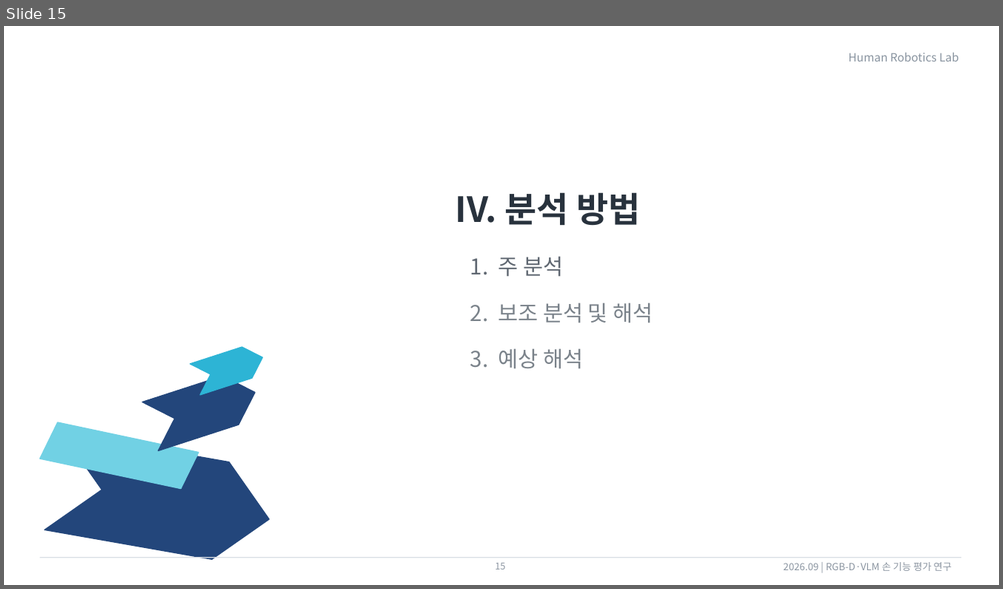
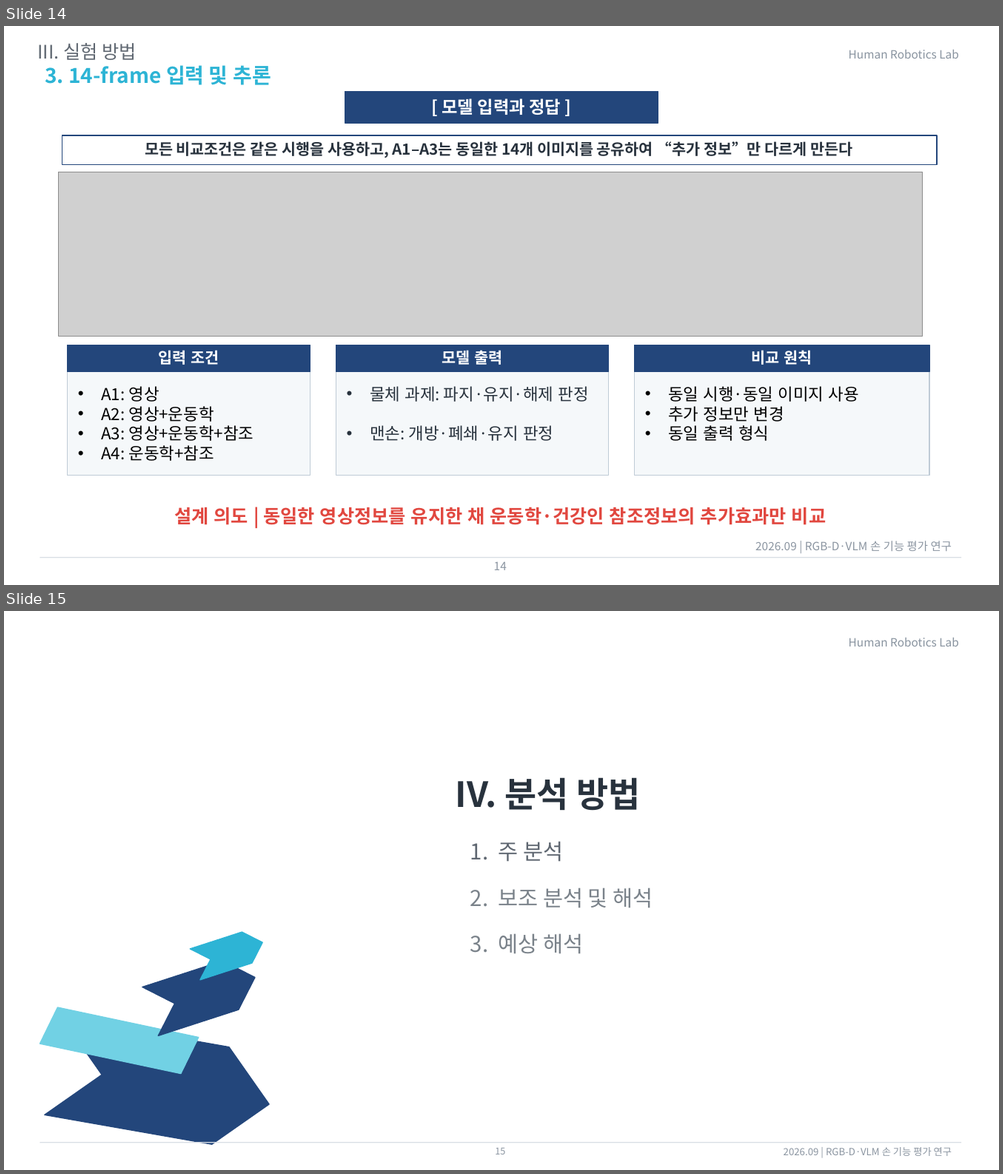
Before and after one commit to passtock/casstone, a slide deck: capstone/연구계획서22000561이재용0910.pptx. Shown one above the other, each under a label of ours: slide 15 before the commit, slides 14 and 15 after it. The pictures are 1003x589 and 1003x1174 pixels, drawn with LibreOffice and Linux fonts; fonts in the diff are those of the drawing; grey boxes stand for pictures. Boxes give left, top, right and bottom in pixels: in the first picture for what was removed or moved away, otherwise in the second. Text is boxed around its words. In the diff, an @@ line names an element or a change of style, - is before the commit and + after.

```diff
--- a/capstone/연구계획서22000561이재용0910.pptx
+++ b/capstone/연구계획서22000561이재용0910.pptx
@@ slide 14 added at [4, 26, 999, 585], background #FFFFFF @@
@@ text added at [37, 43, 136, 60], 18 pt, text #5F6771 @@
+III. 실험 방법
@@ text added at [45, 65, 271, 85], 20 pt, text #2DB4D5, bold @@
+3. 14-frame 입력 및 추론
@@ text added at [848, 50, 959, 59], 11 pt, text #88939F @@
+Human Robotics Lab
@@ rectangle added at [345, 92, 658, 123], fill #23467B, outline #23467B 1 pt @@
@@ text added at [441, 99, 560, 115], 16.6 pt, text #FFFFFF, bold @@
+[ 모델 입력과 정답 ]
@@ rectangle added at [62, 136, 936, 165], outline #23467B 1 pt @@
@@ text added at [145, 141, 852, 158], 14.8 pt, text #28323D, bold @@
+모든 비교조건은 같은 시행을 사용하고, A1–A3는 동일한 14개 이미지를 공유하여 “추가 정보”만 다르게 만든다
@@ picture added at [59, 173, 922, 336] @@
@@ rectangle added at [68, 346, 310, 476], fill #F5F8FA, outline #BFCBD6 1 pt @@
@@ rectangle added at [68, 346, 310, 372], fill #23467B, outline #23467B 1 pt @@
@@ text added at [159, 350, 219, 365], 14.8 pt, text #FFFFFF, bold @@
+입력 조건
@@ rectangle added at [336, 346, 609, 476], fill #F5F8FA, outline #BFCBD6 1 pt @@
@@ rectangle added at [336, 346, 609, 372], fill #23467B, outline #23467B 1 pt @@
@@ text added at [442, 350, 502, 365], 14.8 pt, text #FFFFFF, bold @@
+모델 출력
@@ rectangle added at [634, 346, 929, 476], fill #F5F8FA, outline #BFCBD6 1 pt @@
@@ rectangle added at [634, 346, 929, 372], fill #23467B, outline #23467B 1 pt @@
@@ text added at [751, 350, 812, 365], 14.8 pt, text #FFFFFF, bold @@
+비교 원칙
@@ text added at [101, 386, 254, 461], 16 pt, text #000000 @@
+• A1: 영상
+• A2: 영상+운동학
+• A3: 영상+운동학+참조
+• A4: 운동학+참조
@@ text added at [370, 386, 589, 441], 16 pt, text #28323D @@
+• 물체 과제: 파지·유지·해제 판정
+• 맨손: 개방·폐쇄·유지 판정
@@ text added at [668, 386, 859, 441], 16 pt, text #000000 @@
+• 동일 시행·동일 이미지 사용
+• 추가 정보만 변경
+• 동일 출력 형식
@@ text added at [174, 507, 825, 526], 18 pt, text #E1473F, bold @@
+설계 의도 | 동일한 영상정보를 유지한 채 운동학·건강인 참조정보의 추가효과만 비교
@@ line added from (40, 558) to (962, 558), #D9DEE5 1 pt @@
@@ text added at [755, 541, 951, 551], 11 pt, text #8B95A1 @@
+2026.09 | RGB-D·VLM 손 기능 평가 연구
@@ text added at [494, 562, 506, 571], 11 pt, text #8B95A1 @@
+14
```
Also in this commit, not shown: 6 slides changed, 1 other slide added, 2 slides removed.
